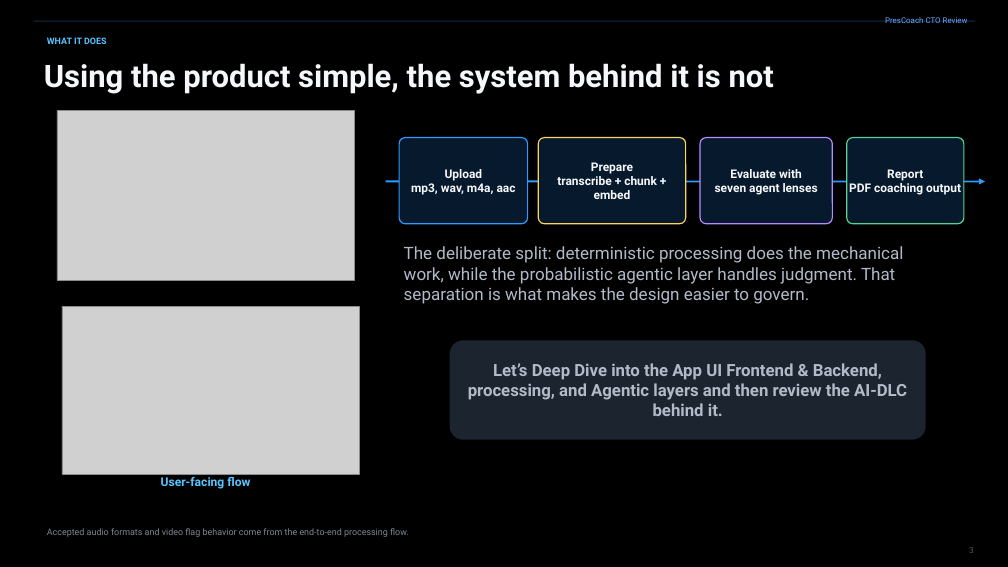
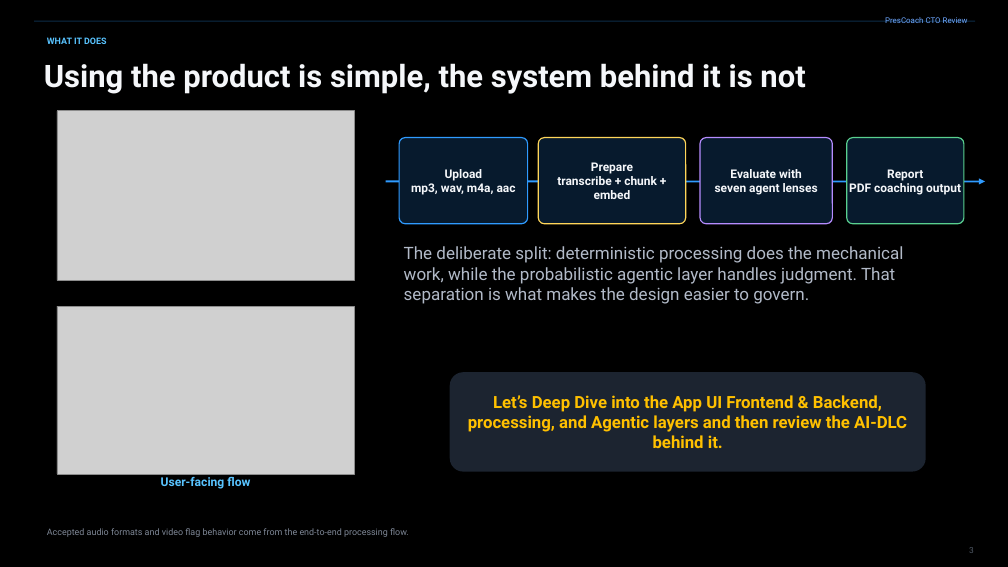
Before and after one commit to michaelgeiser/kiro-agentcore-app, a slide deck: slide 3 of documentation/PresCoach_slides.pptx. Drawn at 1008x567 pixels with LibreOffice and Linux fonts; fonts in the diff are those of the drawing; grey boxes stand for pictures. Boxes give left, top, right and bottom in pixels: in the first picture for what was removed or moved away, otherwise in the second. Text is boxed around its words. In the diff, an @@ line names an element or a change of style, - is before the commit and + after.

```diff
--- a/documentation/PresCoach_slides.pptx
+++ b/documentation/PresCoach_slides.pptx
@@ text at bbox=[44, 63, 805, 94]: text changed @@
-Using the product simple, the system behind it is not
+Using the product is simple, the system behind it is not
@@ picture: place and size @@
-picture at bbox=[62, 306, 359, 474]
+picture at bbox=[57, 306, 354, 474]
@@ rounded rectangle "Let’s Deep Dive into the ...": place and size @@
-rounded rectangle "Let’s Deep Dive into the ..." at bbox=[450, 340, 926, 439]
+rounded rectangle "Let’s Deep Dive into the ..." at bbox=[450, 372, 926, 471]
@@ rounded rectangle "Let’s Deep Dive into the ..." at bbox=[450, 372, 926, 471]: text colour #B2BAC8 to #FFC000 @@
```
Also in this commit, not shown: 8 other slides changed, 5 slides added, 43 other files.
